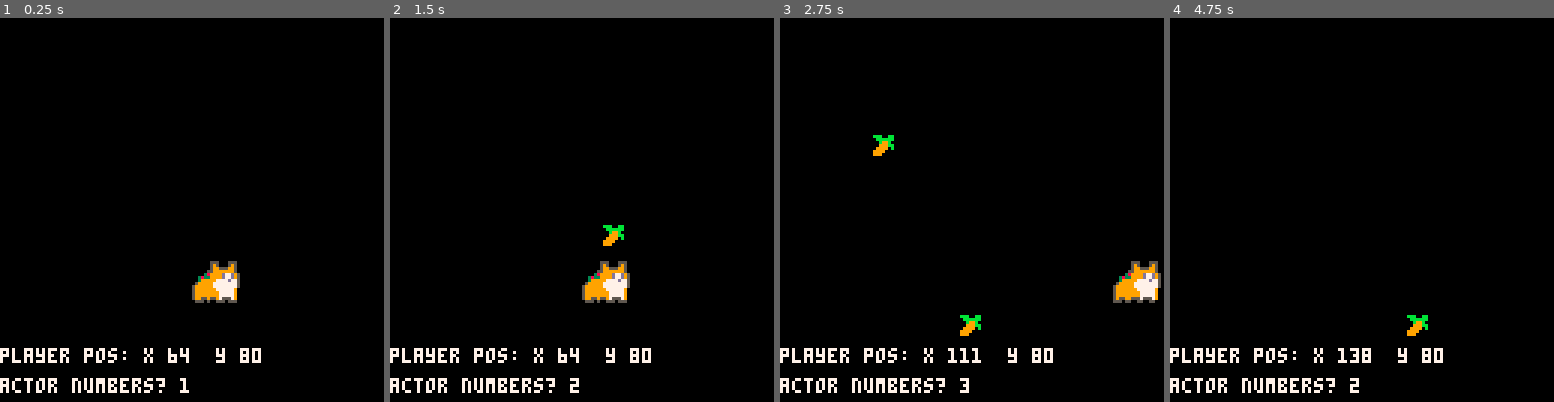
Above: before the commit, frames 1-4 (left to right).
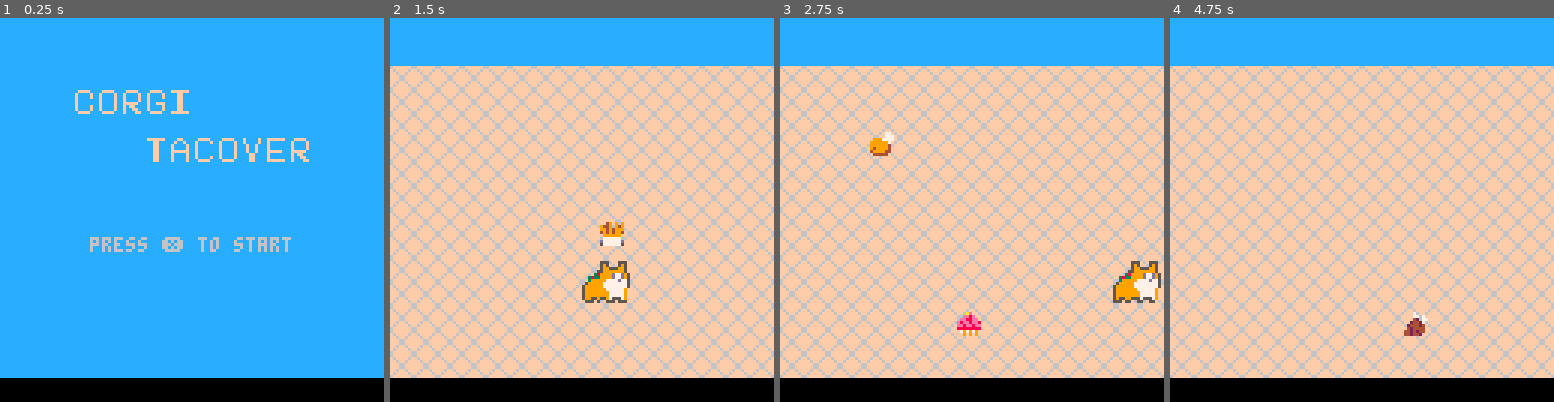
Above: after the commit, the same moments.

Repository: AresLiCa/Hello_Pico8
Game: PICO-8 cartridge hellosprite.p8
Same seed, same stepped clock (60 frames per second), same inputs: the game is played once before the commit and once after it.
Inputs:
- Up to frame 1 (0.25 s): no input
- Up to frame 2 (1.5 s): tap X (X key) at 0.33, 1.07 s
- Up to frame 3 (2.75 s): hold Right 1.6-2.1 s; tap X (X key) at 1.85 s; hold Right from 2.47 s (still down)
- Up to frame 4 (4.75 s): tap X (X key) at 2.97, 4.08 s; release Right at 3.03 s; hold Left 3.08-3.58 s; hold Right 4.02-4.68 s

The runs differ from the first frame. In frame 1, 95% of the frame differs, in the area x 0-100%, y 0-98%; in frame 2, 94%; in frame 3, 93%; in frame 4, 95%.

Commit message:
Merged with the latest taco code that Yilin committed. Now it has a game start scene and new assets including the map/background

Diff:
--- a/hellosprite.p8
+++ b/hellosprite.p8
@@ -8,6 +8,8 @@
 player = {}
 music(0)
 player_walking_anim_time_gap = 0
+scene = "start"
+sprites_list = {32,33,48,49,50,51}
 -- make an actor
 -- and add to global collection
 -- x,y means center of the actor
@@ -98,8 +100,28 @@
  end
 end
 
-
 function _update60()
+
+ if scene =="start" then
+		update_menu()
+	elseif scene =="game" then
+		gameplay_update()
+	end
+
+
+end
+
+function update_menu()
+	if btnp(❎) then
+		scene ="game"
+	end
+end
+
+function gameplay_update()
+…(4 lines of a section not shown)…
  control_player()
 
  t = time()
@@ -178,7 +200,8 @@
     if (a.name=="seed") then
       local sx = (a.x)
       local sy = (a.y)
-      a.spr=4
+      --this will need to be fixed when have time
+      a.spr=sprites_list[flr(rnd(5)+1)]
       spr(a.spr, sx, sy)
     end
 
@@ -191,20 +214,96 @@
     end
 end
 
+function draw_menu()
+	cls()
+	map(17)
+	print("press ❎ to start",30,73)
+end
+
 function _draw()
+	if scene =="start" then
+		draw_menu()
+	elseif scene =="game" then
+		gameplay_draw()
+	end
+end
+
+function gameplay_draw()
  cls()
-
+ map()
 -- map(0,0,0,0,16,16)
     foreach(actor,draw_actor)
 
  if(actor~=nil) then
-    print("actor numbers? "..#actor,0,120,7)
+    --print("actor numbers? "..#actor,0,120,7)
+
  end
  if(get_player~=nil) then
-    print("player pos: x "..get_player().x.."  y "..get_player().y,0,110,7)
-
- end
-end
+    --print("player pos: x "..get_player().x.."  y "..get_player().y,0,110,7)
+ end
+end
+…(62 lines of a section not shown)…
 
 
 
@@ -245,40 +344,46 @@
 0002020200000000000000000000000000000000000000000000000000000000000000000000000000000000000000000000000000000000000000000000000000000000000000000000000000000000000000000000000000000000000000000000000000000000000000000000000000000000000000000000000000000000
 0000000000000000000000000000000000000000000000000000000000000000000000000000000000000000000000000000000000000000000000000000000000000000000000000000000000000000000000000000000000000000000000000000000000000000000000000000000000000000000000000000000000000000
 __map__
-0202020202020202020202020202020000000000000000000000000000000000000000000000000000000000000000000000000000000000000000000000000000000000000000000000000000000000000000000000000000000000000000000000000000000000000000000000000000000000000000000000000000000000
-0200000000000000000400000000020000000000000000000000000000000000000000000000000000000000000000000000000000000000000000000000000000000000000000000000000000000000000000000000000000000000000000000000000000000000000000000000000000000000000000000000000000000000
-0200000000000003000000000004020000000000000000000000000000000000000000000000000000000000000000000000000000000000000000000000000000000000000000000000000000000000000000000000000000000000000000000000000000000000000000000000000000000000000000000000000000000000
-0302020200000004000000000000030000000000000000000000000000000000000000000000000000000000000000000000000000000000000000000000000000000000000000000000000000000000000000000000000000000000000000000000000000000000000000000000000000000000000000000000000000000000
-0200040000000000000100000000020000000000000000000000000000000000000000000000000000000000000000000000000000000000000000000000000000000000000000000000000000000000000000000000000000000000000000000000000000000000000000000000000000000000000000000000000000000000
-0200020000040000000000000300020000000000000000000000000000000000000000000000000000000000000000000000000000000000000000000000000000000000000000000000000000000000000000000000000000000000000000000000000000000000000000000000000000000000000000000000000000000000
-0200000000000400000000000200020000000000000000000000000000000000000000000000000000000000000000000000000000000000000000000000000000000000000000000000000000000000000000000000000000000000000000000000000000000000000000000000000000000000000000000000000000000000
-0200000000000000000401000200030000000000000000000000000000000000000000000000000000000000000000000000000000000000000000000000000000000000000000000000000000000000000000000000000000000000000000000000000000000000000000000000000000000000000000000000000000000000
-0304000202020000000101000000020000000000000000000000000000000000000000000000000000000000000000000000000000000000000000000000000000000000000000000000000000000000000000000000000000000000000000000000000000000000000000000000000000000000000000000000000000000000
-0200000202020000000400000200020000000000000000000000000000000000000000000000000000000000000000000000000000000000000000000000000000000000000000000000000000000000000000000000000000000000000000000000000000000000000000000000000000000000000000000000000000000000
-0200000000000002020202020204020000000000000000000000000000000000000000000000000000000000000000000000000000000000000000000000000000000000000000000000000000000000000000000000000000000000000000000000000000000000000000000000000000000000000000000000000000000000
-0200000400000000000000000000030000000000000000000000000000000000000000000000000000000000000000000000000000000000000000000000000000000000000000000000000000000000000000000000000000000000000000000000000000000000000000000000000000000000000000000000000000000000
-0302020202030202020202020203020000000000000000000000000000000000000000000000000000000000000000000000000000000000000000000000000000000000000000000000000000000000000000000000000000000000000000000000000000000000000000000000000000000000000000000000000000000000
-…(24 lines of a section not shown)…
+3c3c3c3c3c3c3c3c3c3c3c3c3c3c3c3c3c252525252525252525252525252525250000000000000000000000000000000000000000000000000000000000000000000000000000000000000000000000000000000000000000000000000000000000000000000000000000000000000000000000000000000000000000000000
+3c3c3c3c3c3c3c3c3c3c3c3c3c3c3c3c3c3c2525252525252525252525252525250000000000000000000000000000000000000000000000000000000000000000000000000000000000000000000000000000000000000000000000000000000000000000000000000000000000000000000000000000000000000000000000
+363636363636363636363636363636363625252525252525252525253c3c2525250000000000000000000000000000000000000000000000000000000000000000000000000000000000000000000000000000000000000000000000000000000000000000000000000000000000000000000000000000000000000000000000
+363636363636363636363636363636363625253c0708090a0b06063c3c252525250000000000000000000000000000000000000000000000000000000000000000000000000000000000000000000000000000000000000000000000000000000000000000000000000000000000000000000000000000000000000000000000
+3636363636363636363636363636363636252525252525250606060606060606250000000000000000000000000000000000000000000000000000000000000000000000000000000000000000000000000000000000000000000000000000000000000000000000000000000000000000000000000000000000000000000000
+36363636363636363636363636363636362525252525251a1b1c082a2b092525250000000000000000000000000000000000000000000000000000000000000000000000000000000000000000000000000000000000000000000000000000000000000000000000000000000000000000000000000000000000000000000000
+3636363636363636363636363636363636252525252525252525252525252525250000000000000000000000000000000000000000000000000000000000000000000000000000000000000000000000000000000000000000000000000000000000000000000000000000000000000000000000000000000000000000000000
+3636363636363636363636363636363636252525252525252525252525252525250000000000000000000000000000000000000000000000000000000000000000000000000000000000000000000000000000000000000000000000000000000000000000000000000000000000000000000000000000000000000000000000
+3636363636363636363636363636363636252525252525252525252525252525250000000000000000000000000000000000000000000000000000000000000000000000000000000000000000000000000000000000000000000000000000000000000000000000000000000000000000000000000000000000000000000000
+3636363636363636363636363636363636252525252525252525252525252525250000000000000000000000000000000000000000000000000000000000000000000000000000000000000000000000000000000000000000000000000000000000000000000000000000000000000000000000000000000000000000000000
+3636363636363636363636363636363636252525252525252525252525252525250000000000000000000000000000000000000000000000000000000000000000000000000000000000000000000000000000000000000000000000000000000000000000000000000000000000000000000000000000000000000000000000
+3636363636363636363636363636363636252525252525252525252525252525250000000000000000000000000000000000000000000000000000000000000000000000000000000000000000000000000000000000000000000000000000000000000000000000000000000000000000000000000000000000000000000000
+3636363636363636363636363636363636252525252525252525252525252525250000000000000000000000000000000000000000000000000000000000000000000000000000000000000000000000000000000000000000000000000000000000000000000000000000000000000000000000000000000000000000000000
+3636363636363636363636363636363636252525252525252525252525252525250000000000000000000000000000000000000000000000000000000000000000000000000000000000000000000000000000000000000000000000000000000000000000000000000000000000000000000000000000000000000000000000
+3636363636363636363636363636363636252525252525252525252525252525250000000000000000000000000000000000000000000000000000000000000000000000000000000000000000000000000000000000000000000000000000000000000000000000000000000000000000000000000000000000000000000000
+1414141414141414141414141414141414141400000000000000000000000000000000000000000000000000000000000000000000000000000000000000000000000000000000000000000000000000000000000000000000000000000000000000000000000000000000000000000000000000000000000000000000000000
+0000000000000808080808080808080808000000000000000000000000000000000000000000000000000000000000000000000000000000000000000000000000000000000000000000000000000000000000000000000000000000000000000000000000000000000000000000000000000000000000000000000000000000
+0000000000080800000000000000000000000000000000000000000000000000000000000000000000000000000000000000000000000000000000000000000000000000000000000000000000000000000000000000000000000000000000000000000000000000000000000000000000000000000000000000000000000000
+…(25 lines of a section not shown)…
Not shown, changed: 96 lines of the sprite sheet (__gfx__) section of hellosprite.p8
